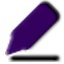
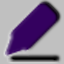
Layer changes from the first 64x64 image to the second:
pixels changed over [0, 0, 64, 64] (layer not identified)
